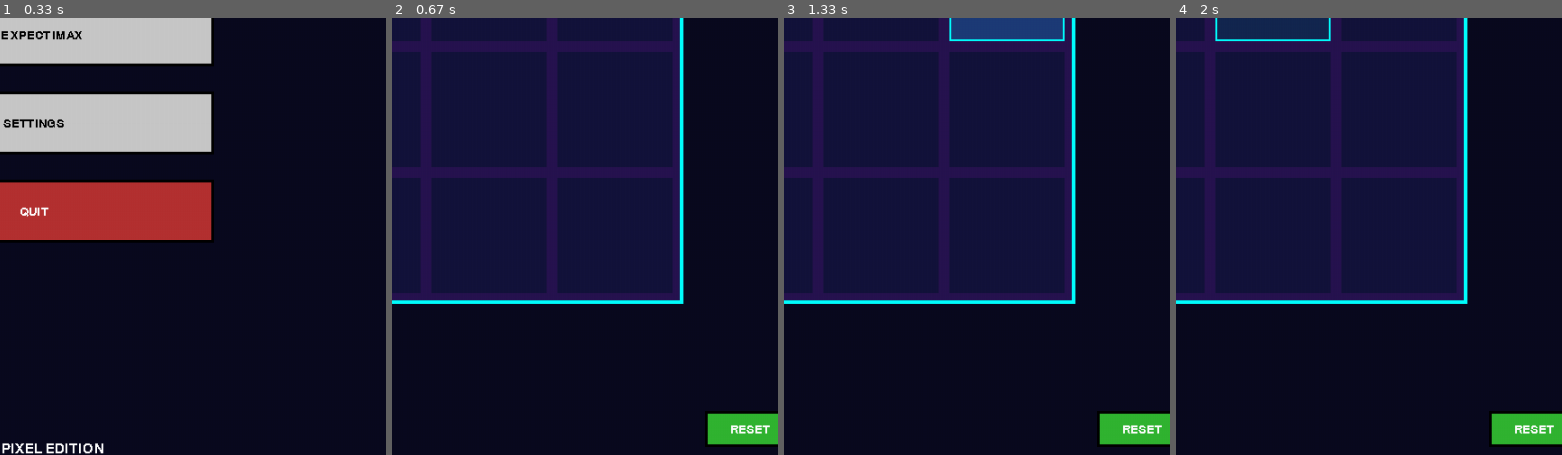
Above: before the commit, frames 1-4 (left to right).
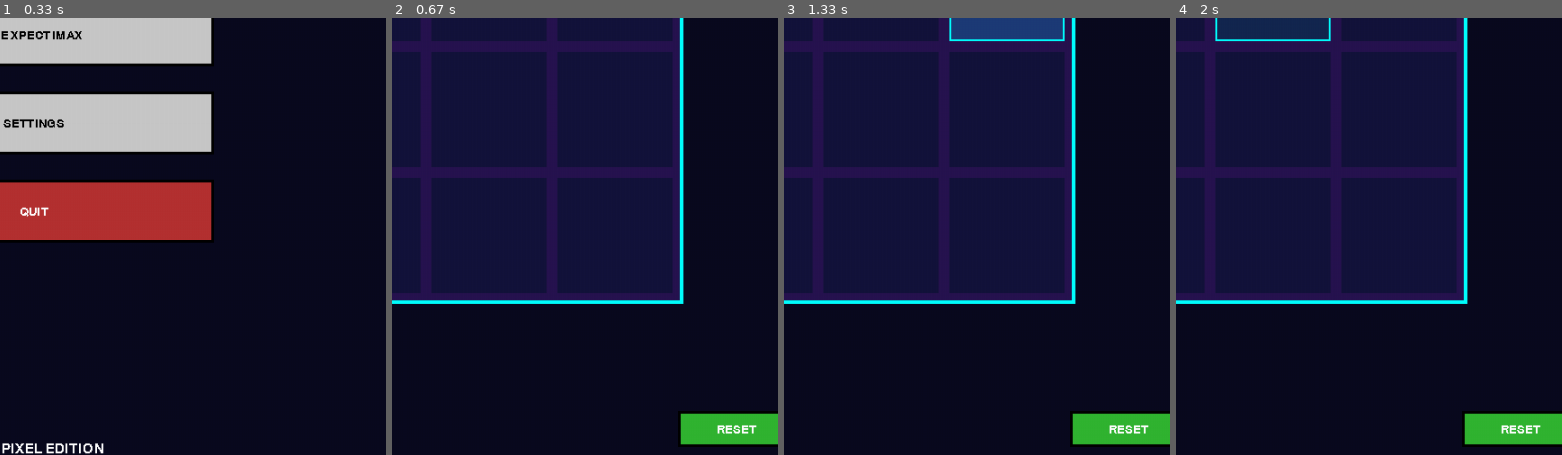
Above: after the commit, the same moments.

Repository: Hugodlg91/Game-1
Game: pygame game, started from main.py
The game is run twice, just before and just after one commit, with the same random seed, the same clock (stepped at 60 frames per second) and the same inputs.
Inputs:
- Up to frame 1 (0.33 s): no input
- Up to frame 2 (0.67 s): click "PLAY MANUAL" at 0.38 s
- Up to frame 3 (1.33 s): hold Right 0.67-1.13 s; hold Up from 1.17 s (still down); tap Z at 1.23 s
- Up to frame 4 (2 s): release Up at 1.47 s; hold Right 1.5-1.97 s; tap Z at 1.57, 1.87 s
The pictures show only the part of the screen within x 47-97%, y 49-99%; the shares and areas given below are measured in that part.

Frame 1 is identical in both runs. In frame 2, 0.8% of the frame differs, in the area x 74-98%, y 89-99%; in frame 3, 0.8%; in frame 4, 0.8%.

Commit message:
UI Polish: Reset button, Spacing, Mute buttons

Diff:
--- a/scripts/create_music.py
+++ b/scripts/create_music.py
@@ -1,232 +1,197 @@
-"""Generate 'Pleasant & Chill' 8-bit background music.
-
-Designed to be non-annoying, harmonic, and soft.
-- Voice 1: Bass (Triangle Wave) - Smooth low end.
-- Voice 2: Melody (Pulse 25%) - Gentler than square wave.
-- Voice 3: Harmony (Pulse 50%) - Quiet backing arpeggios.
-- Scale: C Major (Happy/Safe).
-- BPM: 100 (Andante).
+"""Generate 'Nostalgic NES' 8-bit background music.
+
+Style:
+- Voice 1: Bass (Triangle Wave) - Steady 8th note rhythm.
+- Voice 2: Melody (Square Wave 50%) - Catchy, thoughtful melody.
+- Voice 3: Counter-melody (Pulse 25%) - Texture.
+- Scale: A Minor (Thoughtful/Concentration).
+- BPM: 110.
 """
 import wave
-import math
 import struct
 import random
 
 # Audio configuration
 SAMPLE_RATE = 44100
-BPM = 100
-BEAT_DURATION = 60.0 / BPM  # 0.6s
-MEASURE_DURATION = BEAT_DURATION * 4  # 2.4s
-
-# Volume settings (Soft mix)
-BASS_VOLUME = 0.35
-MELODY_VOLUME = 0.25
+BPM = 120
+BEAT_DURATION = 60.0 / BPM  # 0.5s
+MEASURE_DURATION = BEAT_DURATION * 4  # 2.0s
+
+# Volume settings
+BASS_VOLUME = 0.4
+MELODY_VOLUME = 0.3
 HARMONY_VOLUME = 0.15
-MASTER_VOLUME = 0.25  # Reduced significantly for background use
-
-# Scale: C Major (C D E F G A B)
-# Frequencies calculated from A4=440Hz
+NOISE_VOLUME = 0.1
+MASTER_VOLUME = 0.3
+
+# Scale: A Minor (A B C D E F G)
 SCALE = {
-    'C2': 65.41, 'D2': 73.42, 'E2': 82.41, 'F2': 87.31, 'G2': 98.00, 'A2': 110.00, 'B2': 123.47,
+    'E2': 82.41, 'G2': 98.00, 'A2': 110.00, 'B2': 123.47,
     'C3': 130.81, 'D3': 146.83, 'E3': 164.81, 'F3': 174.61, 'G3': 196.00, 'A3': 220.00, 'B3': 246.94,
     'C4': 261.63, 'D4': 293.66, 'E4': 329.63, 'F4': 349.23, 'G4': 392.00, 'A4': 440.00, 'B4': 493.88,
     'C5': 523.25, 'D5': 587.33, 'E5': 659.25, 'F5': 698.46, 'G5': 783.99, 'A5': 880.00,
-    'C6': 1046.50
+    'B5': 987.77, 'C6': 1046.50
 }
 
 def triangle_wave(freq, duration):
-    """Generate smooth triangle wave (Bass)."""
+    """Generate triangle wave (Bass)."""
     samples = []
     num_samples = int(duration * SAMPLE_RATE)
+    if freq == 0: return [0.0] * num_samples
+
+    period_samples = SAMPLE_RATE / freq
+    half_period = period_samples / 2
+
     for i in range(num_samples):
-        t = i / SAMPLE_RATE
-        phase = (freq * t) % 1.0
-        if phase < 0.5:
-            val = 4.0 * phase - 1.0
+        # Optimized triangle
+        cycle_pos = (i % period_samples)
+        if cycle_pos < half_period:
+            val = -1.0 + (2.0 * cycle_pos / half_period)
         else:
-            val = -4.0 * phase + 3.0
+            val = 1.0 - (2.0 * (cycle_pos - half_period) / half_period)
         samples.append(val)
     return samples
 
-def pulse_wave(freq, duration, duty=0.25):
-    """Generate pulse wave (Melody). 25% duty is classic 'NES Lead'."""
+def pulse_wave(freq, duration, duty=0.5):
+    """Generate pulse wave."""
     samples = []
     num_samples = int(duration * SAMPLE_RATE)
+    if freq == 0: return [0.0] * num_samples
+
+    period_samples = SAMPLE_RATE / freq
+    duty_samples = period_samples * duty
+
     for i in range(num_samples):
-        t = i / SAMPLE_RATE
-        phase = (freq * t) % 1.0
-        val = 1.0 if phase < duty else -1.0
+        val = 1.0 if (i % period_samples) < duty_samples else -1.0
         samples.append(val)
     return samples
 
-def apply_envelope(samples, attack=0.02, decay=0.1, sustain=0.7, release=0.1):
-    """Apply soft ADSR envelope."""
+def noise_burst(duration):
+    """Simple white noise burst for percussion."""
+    num_samples = int(duration * SAMPLE_RATE)
+    return [random.uniform(-1, 1) for _ in range(num_samples)]
+
+def apply_envelope(samples, attack=0.01, decay=0.05, sustain=0.5, release=0.05):
+    """ADSR Envelope."""
     n = len(samples)
     env = [0.0] * n
-
     a_len = int(attack * SAMPLE_RATE)
     d_len = int(decay * SAMPLE_RATE)
     r_len = int(release * SAMPLE_RATE)
-    s_len = n - a_len - d_len - r_len
-
-    # Attack
-    for i in range(a_len):
-        if i < n: env[i] = i / a_len
-
-    # Decay
-    for i in range(d_len):
-        idx = a_len + i
-        if idx < n: env[idx] = 1.0 - (1.0 - sustain) * (i / d_len)
-
-    # Sustain
-    for i in range(s_len):
-        idx = a_len + d_len + i
-        if idx < n: env[idx] = sustain
-
-    # Release
-    for i in range(r_len):
-        idx = a_len + d_len + s_len + i
-        if idx < n: env[idx] = sustain * (1.0 - i / r_len)
-
-    return [s * e for s, e in zip(samples, env)]
-
-def get_chord_tones(chord_name):
-    """Simple chord tone lookup for C Major scale."""
-    # C Major: C E G
-    if chord_name == 'C': return ['C3', 'E3', 'G3', 'C4']
-    # G Major: G B D
-    if chord_name == 'G': return ['G2', 'B2', 'D3', 'G3']
-    # A Minor: A C E
-    if chord_name == 'Am': return ['A2', 'C3', 'E3', 'A3']
-    # F Major: F A C
-    if chord_name == 'F': return ['F2', 'A2', 'C3', 'F3']
-    return ['C3', 'E3', 'G3']
-
-def create_arpeggio(chord, duration):
-    """Gentle background arpeggio."""
-    notes = get_chord_tones(chord)
-    samples = []
-    # Slow arpeggio: 8th notes
-    note_dur = duration / 4
-    for i in range(4):
-        note = notes[i % len(notes)]
-        freq = SCALE[note]
-        # Use 50% square for harmony (flute-ish if filtered, but we stick to raw here)
-        s = pulse_wave(freq, note_dur, duty=0.5)
-        s = apply_envelope(s, attack=0.05, decay=0.2, sustain=0.5, release=0.05)
-        samples.extend(s)
-    return samples
-
-# --- Composition Sections ---
-
-def section_intro():
-    """Simple C Major Intro."""
-    bass = []
-    melody = []
-    harmony = []
-
-    # 2 Measures of C
+    s_len = max(0, n - a_len - d_len - r_len)
+
+    for i in range(n):
+        if i < a_len:
+            lvl = i / a_len
+        elif i < a_len + d_len:
+            lvl = 1.0 - ((1.0 - sustain) * ((i - a_len) / d_len))
+        elif i < a_len + d_len + s_len:
+            lvl = sustain
+        else:
+            rem = (i - (a_len + d_len + s_len))
+            lvl = sustain * (1.0 - (rem / r_len)) if r_len > 0 else 0
+
+        env[i] = lvl * samples[i]
+    return env
+
+def create_song():
+    bass_track = []
+    melody_track = []
+
+    # Chord Progression: Am - F - C - G (Classic, nostalgic)
+    progression = [
+        {'root': 'A2', 'chord': 'Am'},
+        {'root': 'F2', 'chord': 'F'},
+        {'root': 'C3', 'chord': 'C'},
+        {'root': 'G2', 'chord': 'G'}
+    ]
+
+    # Bass Pattern: Steady 8th notes (Root-Root-Octave-Root)
+    # Melody Pattern: Slower, lyrical
+
+    # 4 Measures loop, repeated twice
     for _ in range(2):
-        # Bass: Root note pulse
-        b = triangle_wave(SCALE['C3'], MEASURE_DURATION)
-        b = apply_envelope(b, sustain=0.8, release=0.2)
-        bass.extend(b)
-
-        # Melody: Silence intro
-        melody.extend([0.0] * int(MEASURE_DURATION * SAMPLE_RATE))
-
-        # Harmony: C Arpeggio
-        harmony.extend(create_arpeggio('C', MEASURE_DURATION))
-
-    return bass, melody, harmony
-
-def section_theme_a():
-    """Main Theme - Catchy but simple."""
-    bass = []
-    melody = []
-    harmony = []
-
-    progression = ['C', 'G', 'Am', 'F']
-
-    # Melody Pattern (simple quarter notes mostly)
-    # C: E G E C
-    # G: D G D B
-    # Am: C E C A
-    # F: A C A F
-    melodies = [
-        [('E4', 1), ('G4', 1), ('E4', 1), ('C4', 1)], # Over C
-        [('D4', 1), ('G4', 1), ('D4', 1), ('B3', 1)], # Over G
-        [('C4', 1), ('E4', 1), ('C4', 1), ('A3', 1)], # Over Am
-        [('A3', 1), ('C4', 1), ('F4', 2)],            # Over F (Long note end)
-    ]
-
-    for i, chord in enumerate(progression):
-        # Bass roots
-        root = chord[0] + ('2' if chord[0] in ['A','G','F'] else '3')
-        b = triangle_wave(SCALE[root], MEASURE_DURATION)
-        b = apply_envelope(b)
-        bass.extend(b)
-
-        # Harmony Arp
-        harmony.extend(create_arpeggio(chord, MEASURE_DURATION))
-
-        # Melody
-        m_meas = []
-        for note, beats in melodies[i]:
-            dur = beats * BEAT_DURATION
-            s = pulse_wave(SCALE[note], dur, duty=0.25)
-            s = apply_envelope(s, attack=0.02, decay=0.1, sustain=0.6, release=0.1)
-            m_meas.extend(s)
-        melody.extend(m_meas)
-
-    return bass, melody, harmony
-
-def create_song():
-    full_bass = []
-    full_melody = []
-    full_harmony = []
-
-    # Structure: Intro -> A -> A -> FadeOut
-
-    # Intro
-    b, m, h = section_intro()
-    full_bass.extend(b)
-    full_melody.extend(m)
-    full_harmony.extend(h)
-
-    # Theme A (2 loops)
-    for _ in range(2):
-        b, m, h = section_theme_a()
-        full_bass.extend(b)
-        full_melody.extend(m)
-        full_harmony.extend(h)
-
-    return full_bass, full_melody, full_harmony
+        for p in progression:
+            root = p['root']
+            # Bass: 8 x 8th notes
+            bass_meas = []
+            note_dur = BEAT_DURATION / 2 # 8th note
+
+            # Pattern: Root Root Octave Root Root Root Octave Root
+            octave = root[0] + str(int(root[1]) + 1)
+            pattern = [root, root, octave, root, root, root, octave, root]
+
+            for b_note in pattern:
+                s = triangle_wave(SCALE.get(b_note, 110), note_dur)
+                s = apply_envelope(s, attack=0.01, decay=0.1, sustain=0.8, release=0.01)
+                bass_meas.extend(s)
+            bass_track.extend(bass_meas)
+
+            # Melody (simplified for this chord)
+            # Am: A C E
+            # F: F A C
+            # C: C E G
+            # G: G B D
+            mel_meas = []
+            if p['chord'] == 'Am':
+                # E A C A
+                notes = [('E4', 1), ('A4', 1), ('C5', 1), ('A4', 1)]
+            elif p['chord'] == 'F':
+                # F A C A
+                notes = [('F4', 1), ('A4', 1), ('C5', 1), ('A4', 1)]
+            elif p['chord'] == 'C':
+                # E G C G
+                notes = [('E4', 1), ('G4', 1), ('C5', 1), ('G4', 1)]
+            elif p['chord'] == 'G':
+                # D G B G
+                notes = [('D4', 1), ('G4', 1), ('B4', 1), ('G4', 1)]
+
+            for m_note, beats in notes:
+                dur = beats * BEAT_DURATION
+                s = pulse_wave(SCALE[m_note], dur, duty=0.5) # Square wave
+                s = apply_envelope(s, attack=0.02, decay=0.1, sustain=0.6, release=0.1)
+                mel_meas.extend(s)
+            melody_track.extend(mel_meas)
+
+    return bass_track, melody_track
 
 def mix_and_save(filename):
-    print("Generating pleasant tunes...")
-    bass, melody, harmony = create_song()
-
-    # Equalize lengths
-    max_len = max(len(bass), len(melody), len(harmony))
+    print("Generating NES chiptune...")
+    bass, melody = create_song()
+
+    max_len = max(len(bass), len(melody))
     bass += [0.0] * (max_len - len(bass))
     melody += [0.0] * (max_len - len(melody))
-    harmony += [0.0] * (max_len - len(harmony))
 
     mixed = []
+
+    # Simple percussion (noise on beats 2 and 4)
+    # 4 beats per measure * 4 measures * 2 loops = 32 beats
+    # Noise at beat index 1, 3, 5... (0-indexed)
+
+    total_samples = max_len
+    percussion = [0.0] * total_samples
+    samples_per_beat = int(BEAT_DURATION * SAMPLE_RATE)
+
+    for beat in range(32):
+        if beat % 2 == 1: # Beats 2 and 4
+            start_idx = beat * samples_per_beat
+            snare = noise_burst(0.1) # Short snare
+            snare = apply_envelope(snare, attack=0.001, decay=0.05, sustain=0.0, release=0.0)
+
+            for i, samp in enumerate(snare):
+                if start_idx + i < total_samples:
+                    percussion[start_idx + i] += samp * NOISE_VOLUME
+
     for i in range(max_len):
-        # Mix
         val = (bass[i] * BASS_VOLUME +
                melody[i] * MELODY_VOLUME +
-               harmony[i] * HARMONY_VOLUME) * MASTER_VOLUME
-
-        # Soft Clip Limiter (Tape Saturation Simulation) to avoid harsh digital clipping
+               percussion[i]) * MASTER_VOLUME
+
         if val > 1.0: val = 1.0
         if val < -1.0: val = -1.0
-
         mixed.append(val)
 
-    # Write WAV
     print(f"Saving to {filename}...")
     with wave.open(filename, 'w') as wf:
         wf.setnchannels(1)
--- a/settings.json
+++ b/settings.json
@@ -7,8 +7,8 @@
     "left": "q",
     "right": "d"
   },
-  "music_volume": 0.034965034965035,
-  "sfx_volume": 0.06293706293706292,
+  "music_volume": 0.028037383177570097,
+  "sfx_volume": 0.11188811188811187,
   "music_muted": false,
   "sfx_muted": false
 }
--- a/ui/play_screen.py
+++ b/ui/play_screen.py
@@ -52,7 +52,7 @@
             print("Warning: Reset icon not found.")
 
         self.reset_button = Button(
-            pygame.Rect(0, 0, 100, 40), # Position updated in draw
+            pygame.Rect(0, 0, 130, 40), # Position updated in draw
             "RESET",
             self.reset_game,
             bg=(50, 180, 50), fg=(255, 255, 255),
@@ -291,7 +291,7 @@
             self.back_button.draw(surf)
 
             # Reset Button (Bottom Right)
-            self.reset_button.rect.x = w - 140
+            self.reset_button.rect.x = w - 170
             self.reset_button.rect.y = h - 60
             self.reset_button.draw(surf)
 
--- a/ui/settings_screen.py
+++ b/ui/settings_screen.py
@@ -234,7 +234,7 @@
         slider_h = mixer_height - 60 # Space for labels/buttons
 
         # Center the two sliders
-        spacing = 150
+        spacing = 300
 
         # Music Slider
         music_x = center_x - spacing // 2
@@ -264,7 +264,7 @@
         # Mute Button below slider
         is_muted = self.settings.get(f'{key}_muted', False)
         btn_y = start_y + height_offset + 10
-        btn_size = 30
+        btn_size = 45
         btn_rect = pygame.Rect(0, 0, btn_size, btn_size)
         btn_rect.centerx = x
         btn_rect.top = btn_y
@@ -282,7 +282,7 @@
         pygame.draw.rect(surf, (255, 255, 255), btn_rect, 2)
 
         # Small text or icon
-        small_font = get_font(15)
+        small_font = get_font(20)
         t = small_font.render(txt, False, (255, 255, 255))
         tr = t.get_rect(center=btn_rect.center)
         surf.blit(t, tr)
Not shown, changed: assets/sounds/background.wav
